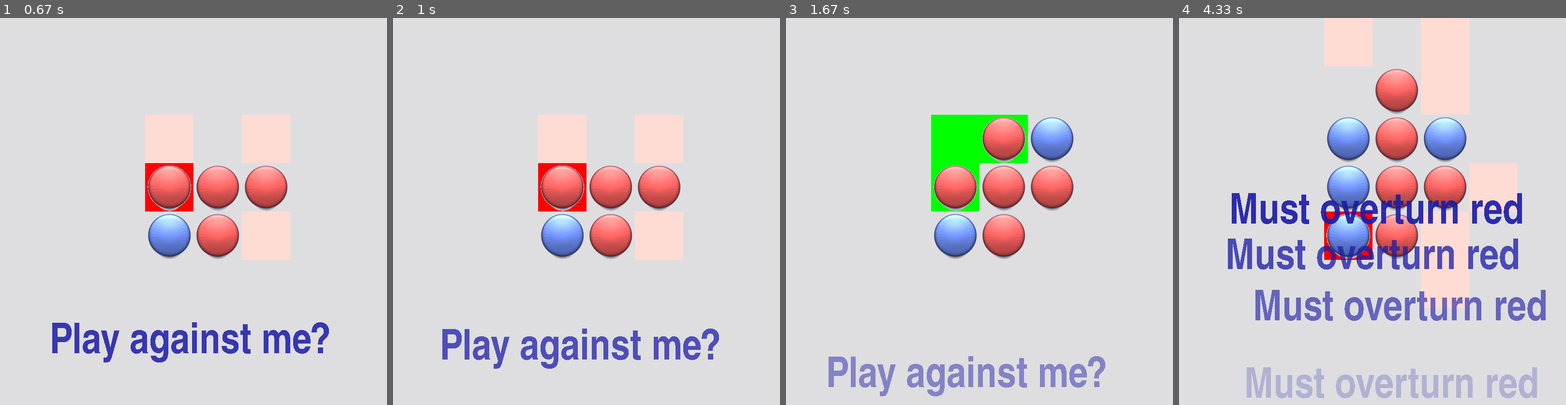
Above: before the commit, frames 1-4 (left to right).
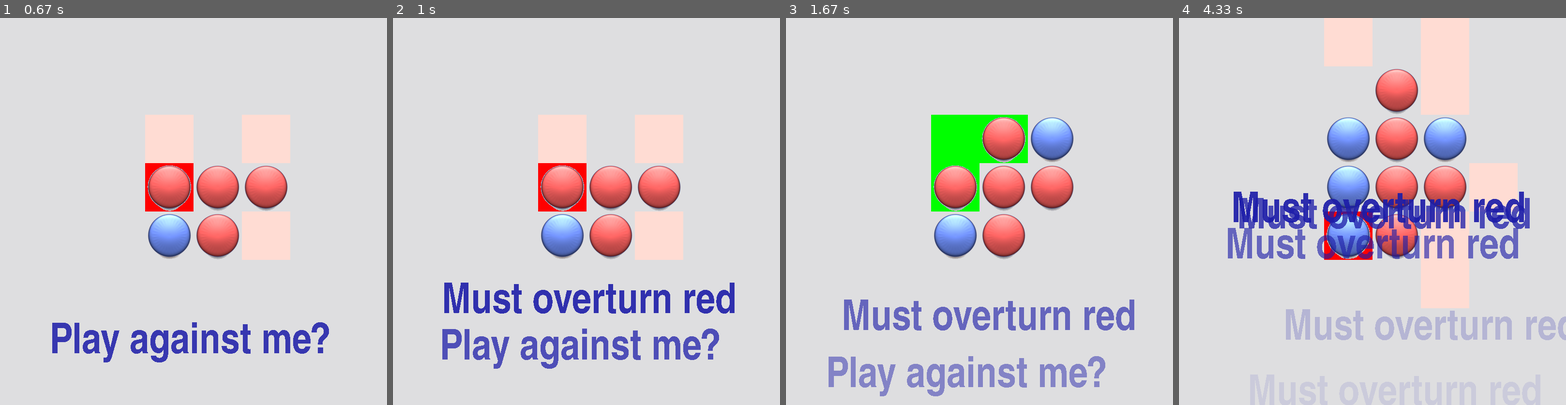
Above: after the commit, the same moments.

Repository: RageInTheCage/Random
Game: pygame game, started from Python/Reversi/Game.py
Same seed, same stepped clock (60 frames per second), same inputs: the game is played once before the commit and once after it.
Inputs (mouse positions are in pixels of both pictures, inside the frame that each line leads up to):
- Up to frame 1 (0.67 s): tap Y at 0.33 s
- Up to frame 2 (1 s): tap Enter at 0.67 s
- Up to frame 3 (1.67 s): hold Right 1-1.47 s; move the mouse to (987, 79) at 1.03 s; press the mouse at (1041, 157) at 1.53 s; move the mouse to (971, 153) at 1.63 s
- Up to frame 4 (4.33 s): release the mouse at (1291, 149) at 1.77 s; hold Up 1.83-2.13 s; click (1473, 64) at 1.93 s; hold Right 2.17-2.63 s; click (1248, 161) at 2.27 s; hold Left 2.67-3.2 s; click (1357, 118) at 2.77 s; hold Down 3.23-3.53 s; move the mouse to (1519, 68) at 3.27 s; click (1519, 68) at 3.33 s; hold Left 3.57-3.97 s; move the mouse to (1310, 87) at 3.6 s; click (1310, 87) at 3.67 s; hold Up from 4 s (still down); click (1337, 250) at 4.1 s

Frame 1 is identical in both runs. In frame 2, 2.4% of the frame differs, in the area x 13-89%, y 68-77%; in frame 3, 2.4%; in frame 4, 14%, in the area x 12-100%, y 44-99%.

Commit message:
Fixed graphics.ask method.  Alpha fade animation for text_overlays

Diff:
--- a/Python/Reversi/AIPlayer.py
+++ b/Python/Reversi/AIPlayer.py
@@ -1,21 +1,20 @@
 import random
 
+from Player import Player
 
-class AIPlayer(object):
+class AIPlayer(Player):
     def __init__(self, player_number, game_board):
-        self.player_number = player_number
-        self.board = game_board
-
+        Player.__init__(self, player_number, game_board)
 
     def make_move(self, graphics):
-        player_character = self.board.get_player_character(self.player_number)
+        player_character = self.game_board.get_player_character(self.number)
         print("Player {0} is thinking...".format(player_character))
 
-        self.board.assess_board(self.player_number)
+        self.game_board.assess_board(self.number)
 
         best_move = random.choice(self.get_best_moves())
 
-        self.board.try_to_make_move(self.player_number, best_move.x, best_move.y)
+        self.game_board.try_to_make_move(self.number, best_move.x, best_move.y)
         graphics.fill()
         graphics.draw_board()
         graphics.animate_text_overlays()
@@ -55,7 +54,7 @@
     def is_corner_unprotected(self, innerCornerX, innerCornerY):
         cornerX = self.get_edge_nearest(innerCornerX)
         cornerY = self.get_edge_nearest(innerCornerY)
-        return self.board.get_player_at(cornerX, cornerY) != self.player_number
+        return self.game_board.get_player_at(cornerX, cornerY) != self.number
 
     def get_edge_nearest(self, coordinate):
         if coordinate < 4:
@@ -66,7 +65,7 @@
         bestMoveScore = None
         bestMoves = []
 
-        for key, move in self.board.moves.items():
+        for key, move in self.game_board.moves.items():
             moveScore = self.get_move_score(move)
             if bestMoveScore is None or moveScore > bestMoveScore:
                 bestMoveScore = moveScore
--- a/Python/Reversi/Game.py
+++ b/Python/Reversi/Game.py
@@ -11,6 +11,28 @@
         play_game()
         if players_are_bored():
             break
+
+
+def play_game():
+    global game_board
+    global graphics
+
+    game_board = GameBoard()
+    graphics = Graphics((800, 800), game_board)
+    game_board.players = get_players()
+
+    player = game_board.players[0]
+    while True:
+        game_board.show_score(game_board.players)
+        game_board.draw_ascii_board(assess_for_player=player.number)
+
+        if game_is_over():
+            break
+
+        print("Player {0}'s turn.".format(player.character))
+        player.make_move(graphics)
+
+        player = game_board.opponent(player)
 
 
 def players_are_bored():
@@ -48,7 +70,7 @@
 def get_ai_vs_ai_opponents():
     p_1 = AIPlayer(1, game_board)
     p_2 = AIPlayer(2, game_board)
-    return (p_1, p_2)
+    return p_1, p_2
 
 
 def game_is_over():
@@ -58,42 +80,22 @@
     graphics.draw_board()
     graphics.update()
 
-    if game_board.score[0] == game_board.score[1]:
+    score_difference = game_board.players[0].score - game_board.players[1].score
+
+    if score_difference == 0:
         print("It's a draw.  How dull.")
         graphics.say("It's a draw.  How dull.")
         return True
 
-    if game_board.score[0] > game_board.score[1]:
-        winner = 1
+    if score_difference < 0:
+        winner = game_board.players[0]
     else:
-        winner = 2
+        winner = game_board.players[1]
 
-    message = "Player {0} has won!".format(game_board.get_player_name(winner))
+    message = "Player {0} has won!".format(winner.name)
     print(message)
     graphics.say(message)
     return True
 
 
-def play_game():
-    global game_board
-    global graphics
-
-    game_board = GameBoard()
-    graphics = Graphics((800, 800), game_board)
-    players = get_players()
-
-    player_number = 1
-    while True:
-        game_board.show_score()
-        game_board.draw_ascii_board(assess_for_player=player_number)
-
-        if game_is_over():
-            break
-
-        print("Player {0}'s turn.".format(game_board.get_player_character(player_number)))
-
-        players[player_number - 1].make_move(graphics)
-
-        player_number = game_board.opponent_number(player_number)
-
 main()
--- a/Python/Reversi/GameBoard.py
+++ b/Python/Reversi/GameBoard.py
@@ -5,11 +5,7 @@
 class GameBoard(object):
     def __init__(self):
         self.board = [[0 for x in range(8)] for y in range(8)]
-        self.score = [2, 2]
-        self.player_colours = [Fore.RED, Fore.BLUE]
-        self.player_names = ["red", "blue"]
-        self.player_characters = [".", self.player_colours[0] + "©" + Fore.RESET,
-                                  self.player_colours[1] + "ø" + Fore.RESET]
+        self.players = None
         self.game_extents = []
         self.moves = []
         for x in range(3, 5):
@@ -52,8 +48,8 @@
     @staticmethod
     def get_row_terminator(x):
         if x == 7:
-            return "\n"
-        return " "
+            return Fore.RESET + '\n'
+        return ' '
 
     def draw_ascii_board(self, assess_for_player):
         if assess_for_player == 0:
@@ -75,26 +71,29 @@
         piece = self.board[x][y]
 
         if piece > 0 or len(self.moves) == 0:
-            return self.player_characters[piece]
+            player = self.players[piece - 1]
+            return player.colour + player.character
 
         location = (x, y)
         if location not in self.moves:
-            return "."
+            return Fore.RESET + '.'
 
         move = self.moves[location]
         if move.flipCount == 0:
-            return "."
+            return Fore.RESET + '.'
 
-        return self.get_player_colour(move.player_number) + '.' + Fore.RESET
+        return self.players[move.player_number - 1].colour + '.'
 
-    def get_player_character(self, player_number):
-        return self.player_characters[player_number]
+    def get_player_character(self, piece):
+        if piece == 0:
+            return '.'
+        return self.players[piece - 1].character
 
     def get_player_name(self, player_number):
         return self.player_names[player_number - 1]
 
     def get_player_colour(self, player_number):
-        return self.player_colours[player_number - 1]
+        return self.players[player_number - 1].colour
 
     def get_player_at(self, x, y):
         return self.board[x][y]
@@ -113,8 +112,10 @@
             self.board[p_x][p_y] = player_number
 
         self.fill_location(player_number, x, y)
-        self.score[player_number - 1] += move.flipCount + 1
-        self.score[self.opponent_number(player_number) - 1] -= move.flipCount
+
+        player = self.players[player_number - 1]
+        player.score += move.flipCount + 1
+        self.opponent(player).score -= move.flipCount
 
         return move.flipCount
 
@@ -142,9 +143,8 @@
 
         return GameMove(player_number, x, y, all_overturned)
 
-    @staticmethod
-    def opponent_number(player_number):
-        return 3 - player_number
+    def opponent(self, player):
+        return self.players[2 - player.number]
 
     def assess_row(self, player_number, x, y, step_x, step_y):
         overturned = []
@@ -170,6 +170,11 @@
     def is_passed_edge(coordinate):
         return coordinate < 0 or coordinate > 7
 
-    def show_score(self):
-        print("Score: {0} = {1}, {2} = {3}".format(self.get_player_character(1), self.score[0],
-                                                   self.get_player_character(2), self.score[1]))
+    @staticmethod
+    def show_score(players):
+        print(
+            "Score: {0} = {1}, {2} = {3}".format(
+                players[0].name, players[0].score,
+                players[1].name, players[1].score
+                )
+        )
--- a/Python/Reversi/Graphics.py
+++ b/Python/Reversi/Graphics.py
@@ -119,13 +119,16 @@
         return event.type == pygame.MOUSEBUTTONDOWN
 
     def process_cursor_keys(self, cursor_events, event):
-        if event.type == pygame.KEYDOWN and event.key in cursor_events:
+        if not event.type == pygame.KEYDOWN:
+            return False
+
+        if event.key in cursor_events:
             vector = cursor_events[event.key]
             self.cursor[0] = check_bounds(self.cursor[0] + vector[0])
             self.cursor[1] = check_bounds(self.cursor[1] + vector[1])
             return False
 
-        return event.type == pygame.K_KP_ENTER
+        return event.key in (pygame.K_RETURN, pygame.K_SPACE)
 
     def animate_text_overlays(self):
         for text_overlay in self.text_overlays:
@@ -154,6 +157,7 @@
         ask_overlay.animation_enabled = False
         self.append_text_overlays(ask_overlay)
 
+        pygame.event.clear()
         answer = None
         while not answer:
             self.fill()
--- a/Python/Reversi/HumanPlayer.py
+++ b/Python/Reversi/HumanPlayer.py
@@ -1,19 +1,20 @@
+from Player import Player
+
 class HumanPlayer(object):
-    def __init__(self, player_number, gameBoard):
-        self.player_number = player_number
-        self.board = gameBoard
+    def __init__(self, player_number, game_board):
+        Player.__init__(self, player_number, game_board)
 
     def make_move(self, graphics):
         print('Enter co-ordinates:')
 
         while True:
-            cursor = graphics.ask_player_for_move(self.player_number)
+            cursor = graphics.ask_player_for_move(self.number)
 
-            flip_count = self.board.try_to_make_move(self.player_number, cursor[0], cursor[1])
+            flip_count = self.game_board.try_to_make_move(self.number, cursor[0], cursor[1])
 
             if flip_count > 0:
                 break
 
-            opponent = self.board.opponent_number(self.player_number)
-            graphics.say("Must overturn {0}".format(self.board.get_player_name(opponent)))
-            print("That space doesn't overturn any {0} pieces.".format(self.board.get_player_character(opponent)))
+            opponent = self.game_board.opponent(self)
+            graphics.say("Must overturn {0}".format(opponent.name))
+            print("That space doesn't overturn any {0} pieces.".format(opponent.name))
--- /dev/null
+++ b/Python/Reversi/Player.py
@@ -0,0 +1,13 @@
+from colorama import Fore
+
+
+class Player:
+    def __init__(self, player_number, game_board):
+        self.number = player_number
+        self.game_board = game_board
+
+        index = player_number - 1
+        self.colour = (Fore.RED, Fore.BLUE)[index]
+        self.name = ('red', 'blue')[index]
+        self.character = ('©', 'ø')[index]
+        self.score = 2
